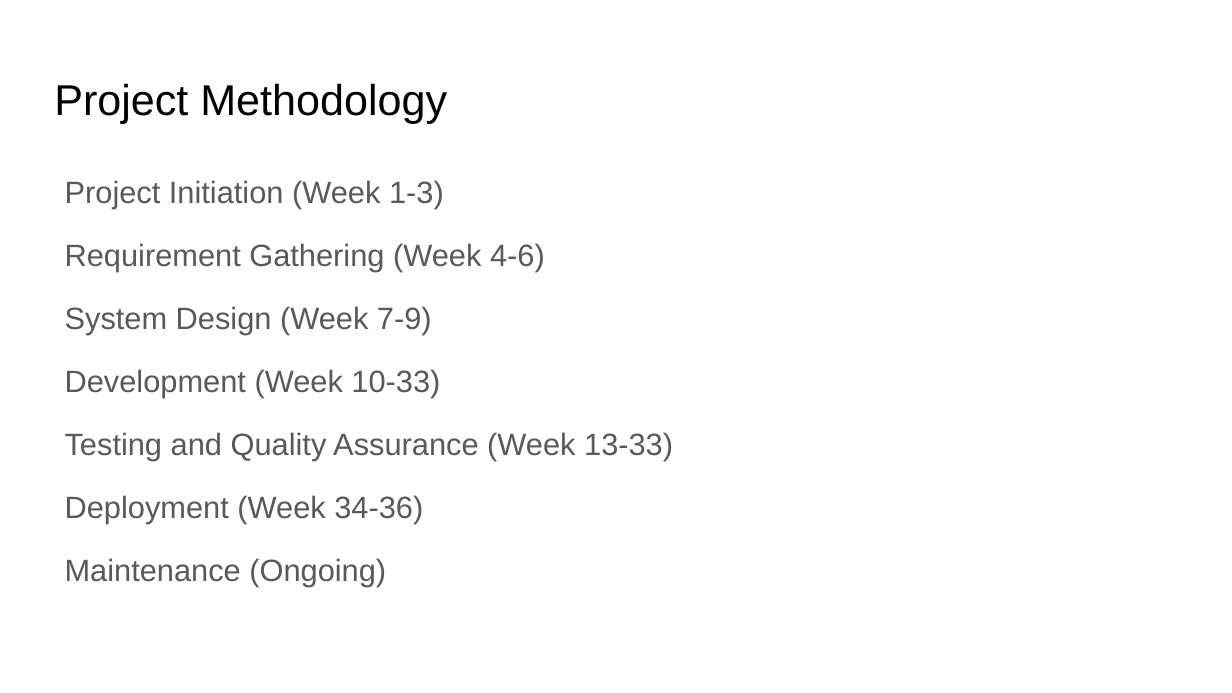
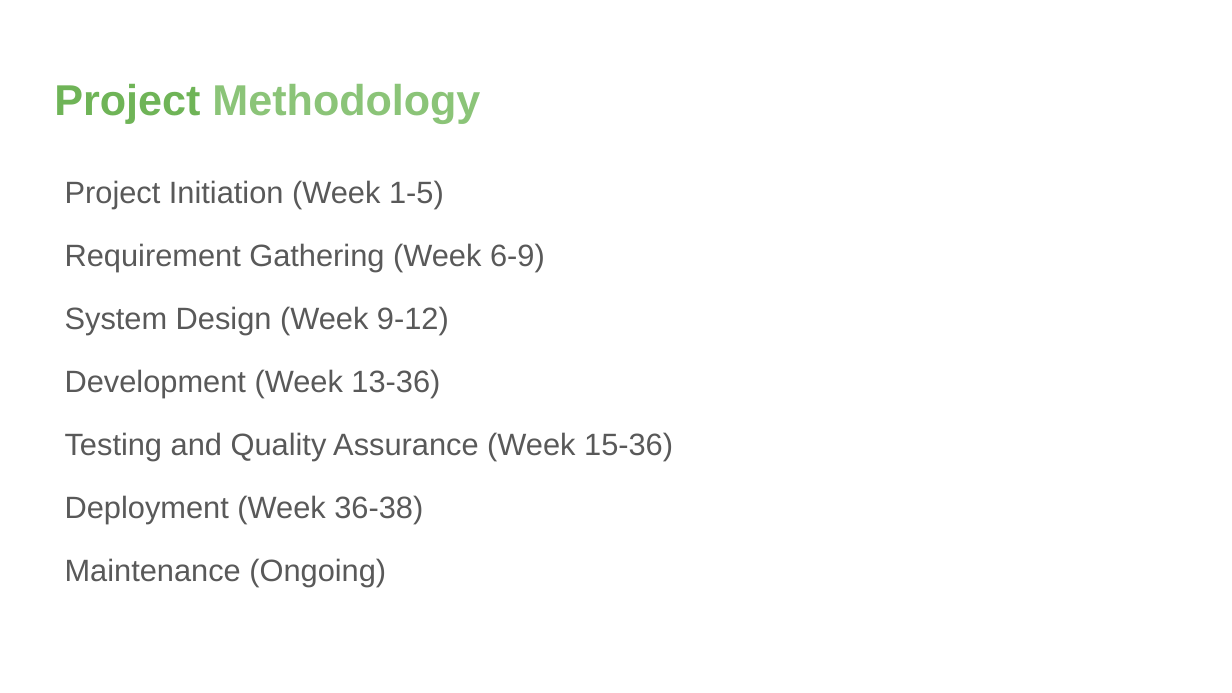
Before and after one commit to yrrebeere/prj-403, a slide deck: slide 14 of Project Proposal/Presentation/Presentation.pptx (slide 12 before the commit). Drawn at 1232x693 pixels with LibreOffice and Linux fonts; fonts in the diff are those of the drawing. Boxes give left, top, right and bottom in pixels: in the first picture for what was removed or moved away, otherwise in the second. Text is boxed around its words. In the diff, an @@ line names an element or a change of style, - is before the commit and + after.

```diff
--- a/Project Proposal/Presentation/Presentation.pptx
+++ b/Project Proposal/Presentation/Presentation.pptx
@@ title "Project Methodology" at [54,84,480,123]: text colour #000000 to #6FB457 in "Project"; text colour #000000 to #8BC478 in "Methodology"; bold on @@
@@ text at [65,180,673,524]: text changed @@
-Project Initiation (Week 1-3)
-Requirement Gathering (Week 4-6)
-System Design (Week 7-9)
-Development (Week 10-33)
-Testing and Quality Assurance (Week 13-33)
-Deployment (Week 34-36)
+Project Initiation (Week 1-5)
+Requirement Gathering (Week 6-9)
+System Design (Week 9-12)
+Development (Week 13-36)
+Testing and Quality Assurance (Week 15-36)
+Deployment (Week 36-38)
```
Also in this commit, not shown: 5 other slides changed, 9 slides added, 7 slides removed, 1 other file.
